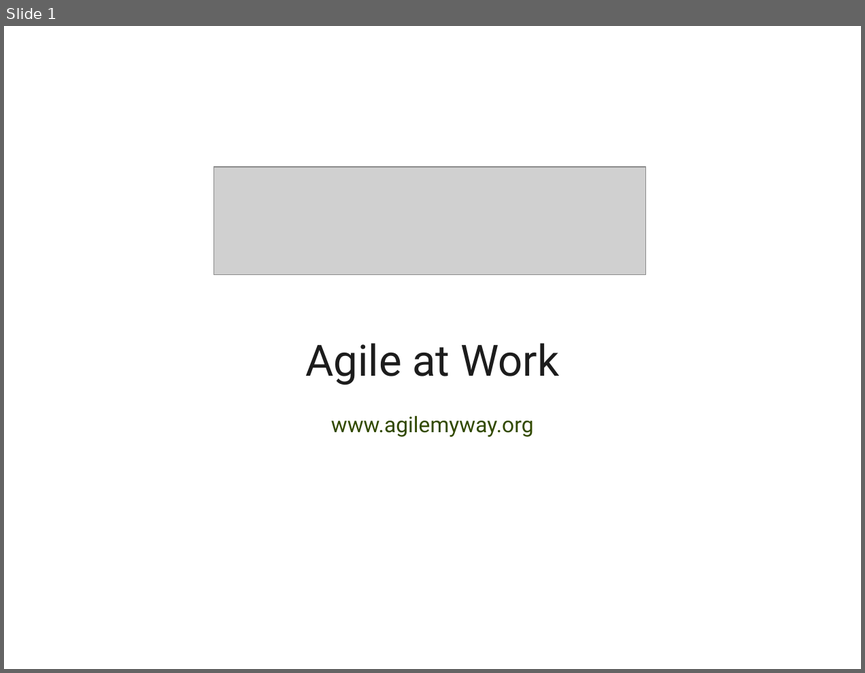
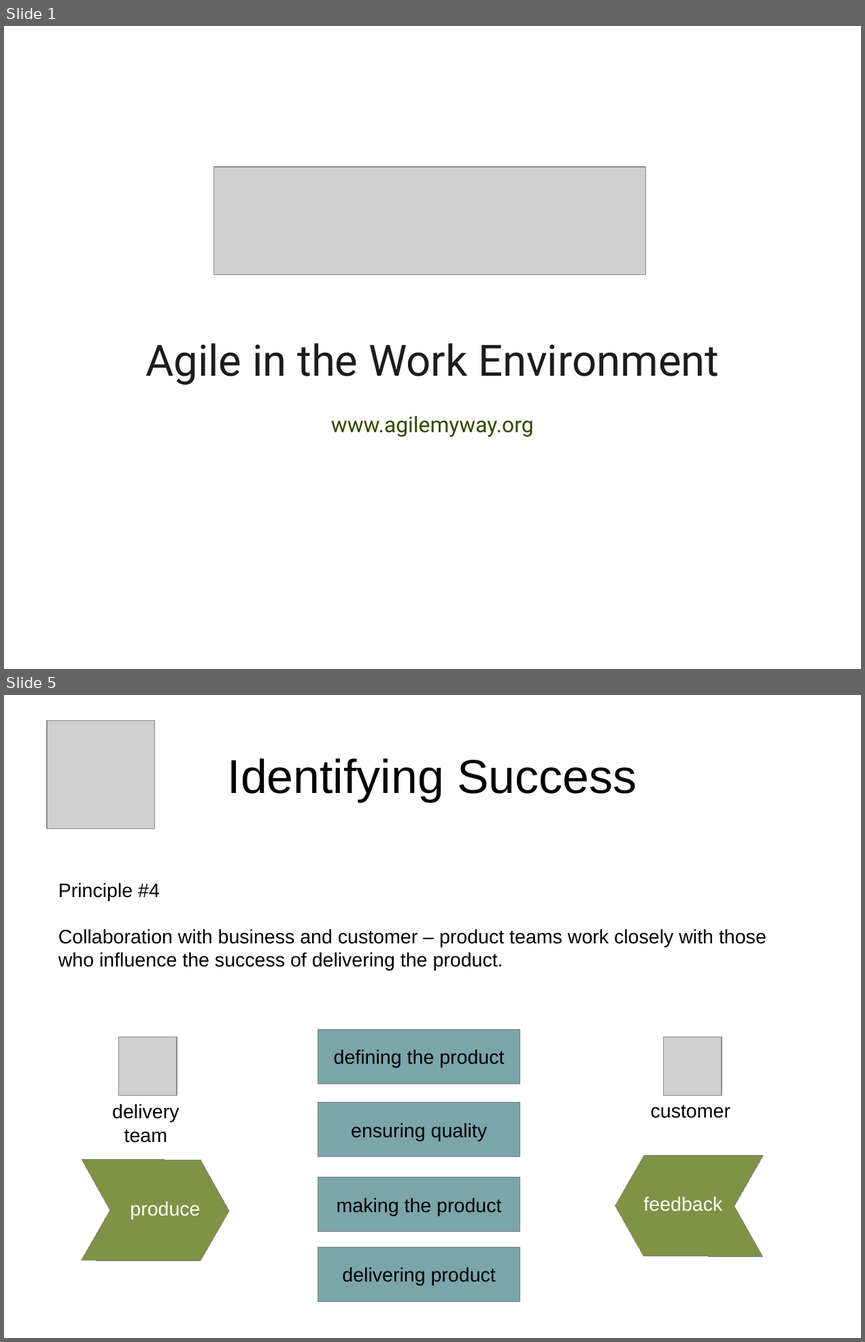
Before and after one commit to dsietz/agile-my-way, a slide deck: doc/Agile at Work.odp. Shown one above the other, each under a label of ours: slide 1 before the commit, slides 1 and 5 after it; the slides between them are not shown. The pictures are 865x673 and 865x1342 pixels, drawn with LibreOffice and Linux fonts; fonts in the diff are those of the drawing; grey boxes stand for pictures. Boxes give left, top, right and bottom in pixels: in the first picture for what was removed or moved away, otherwise in the second. Text is boxed around its words. In the diff, an @@ line names an element or a change of style, - is before the commit and + after.

Commit message:
added the Agile at Work presentation

```diff
--- a/doc/Agile at Work.odp
+++ b/doc/Agile at Work.odp
@@ slide 5 added at box(4, 695, 861, 1338), background #FFFFFF @@
@@ picture added at box(47, 721, 155, 829) @@
@@ title added at box(228, 758, 636, 802), 44 pt, text #000000 @@
+Identifying Success
@@ text added at box(58, 883, 766, 970), 18 pt, text #000000 @@
+Principle #4
+Collaboration with business and customer – product teams work closely with those who influence the success of delivering the product.
@@ picture added at box(118, 1037, 177, 1096) @@
@@ rectangle added at box(318, 1030, 520, 1084), fill #7AA5AB, outline #808080 0 pt, 18 pt, text #000000 @@
+defining the product
@@ picture added at box(664, 1037, 721, 1096) @@
@@ rectangle added at box(318, 1102, 520, 1157), fill #7AA5AB, outline #808080 0 pt, 18 pt, text #000000 @@
+ensuring quality
@@ text added at box(391, 1083, 470, 1089), 18 pt, text #FFFFFF @@
+feedback
@@ text added at box(112, 1104, 179, 1142), 18 pt, text #000000 @@
+delivery team
@@ text added at box(651, 1104, 730, 1118), 18 pt, text #000000 @@
+customer
@@ freeform shape added at box(82, 1159, 230, 1261), fill #7F9245, outline #808080 0 pt @@
@@ freeform shape added at box(615, 1155, 763, 1257), fill #7F9245, outline #808080 0 pt @@
@@ rectangle added at box(318, 1177, 520, 1232), fill #7AA5AB, outline #808080 0 pt, 18 pt, text #000000 @@
+making the product
@@ text added at box(130, 1201, 200, 1219), 18 pt, text #FFFFFF @@
+produce
@@ text added at box(643, 1196, 722, 1211), 18 pt, text #FFFFFF @@
+feedback
@@ text added at box(381, 1229, 448, 1248), 18 pt, text #FFFFFF @@
+delivery
@@ rectangle added at box(318, 1247, 520, 1302), fill #7AA5AB, outline #808080 0 pt, 18 pt, text #000000 @@
+delivering product
@@ slide 1 changed as well @@
@@ text at box(145, 343, 719, 385): text changed @@
-Agile at Work
+Agile in the Work Environment
```
Also in this commit, not shown: 1 other slide changed, 37 other slides added, 1 slide removed, 2 other files.
